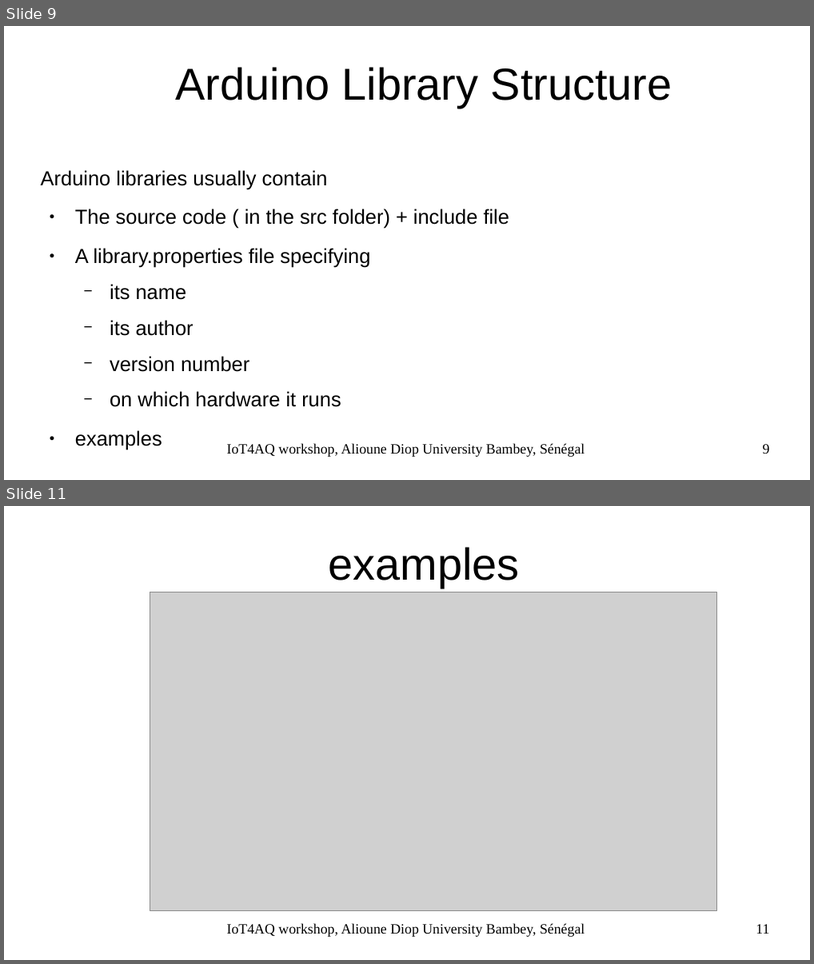
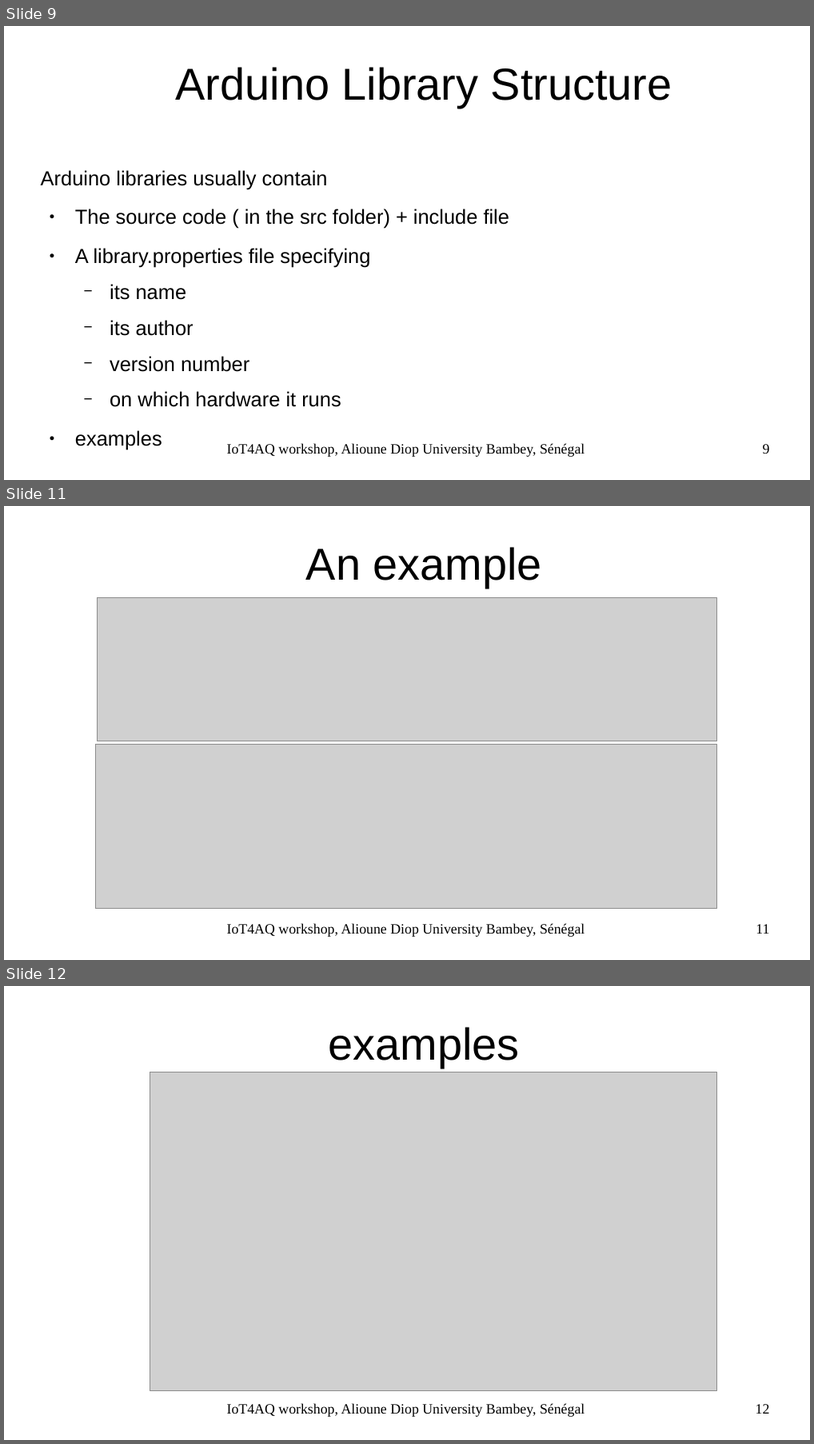
Before and after one commit to uraich/IoT4AQ, a slide deck: workshop/slides/iot4aq_dht11.odp. Shown one above the other, each under a label of ours: slides 9 and 11 before the commit, slides 9, 11 and 12 after it; the slides between them are not shown. The pictures are 814x964 and 814x1444 pixels, drawn with LibreOffice and Linux fonts; fonts in the diff are those of the drawing; grey boxes stand for pictures; background and template pictures are left out. Boxes give left, top, right and bottom in pixels: in the first picture for what was removed or moved away, otherwise in the second. Text is boxed around its words. In the diff, an @@ line names an element or a change of style, - is before the commit and + after.

```diff
--- a/workshop/slides/iot4aq_dht11.odp
+++ b/workshop/slides/iot4aq_dht11.odp
@@ slide 11 added at bbox=[4, 506, 810, 960], background #FFFFFF @@
@@ title added at bbox=[306, 547, 542, 588], 44 pt, text #000000 @@
+An example
@@ picture added at bbox=[97, 597, 718, 741] @@
@@ picture added at bbox=[95, 744, 718, 908] @@
@@ text added at bbox=[227, 923, 585, 936], 14 pt, text #000000 @@
+IoT4AQ workshop, Alioune Diop University Bambey, Sénégal
@@ page number added at bbox=[756, 924, 770, 933], 14 pt, text #000000 @@
+11
@@ what was slide 11 is now slide 12 @@
@@ page number at bbox=[756, 1404, 770, 1413]: text changed @@
-11
+12
```
Also in this commit, not shown: 2 slides changed, 9 other files.
